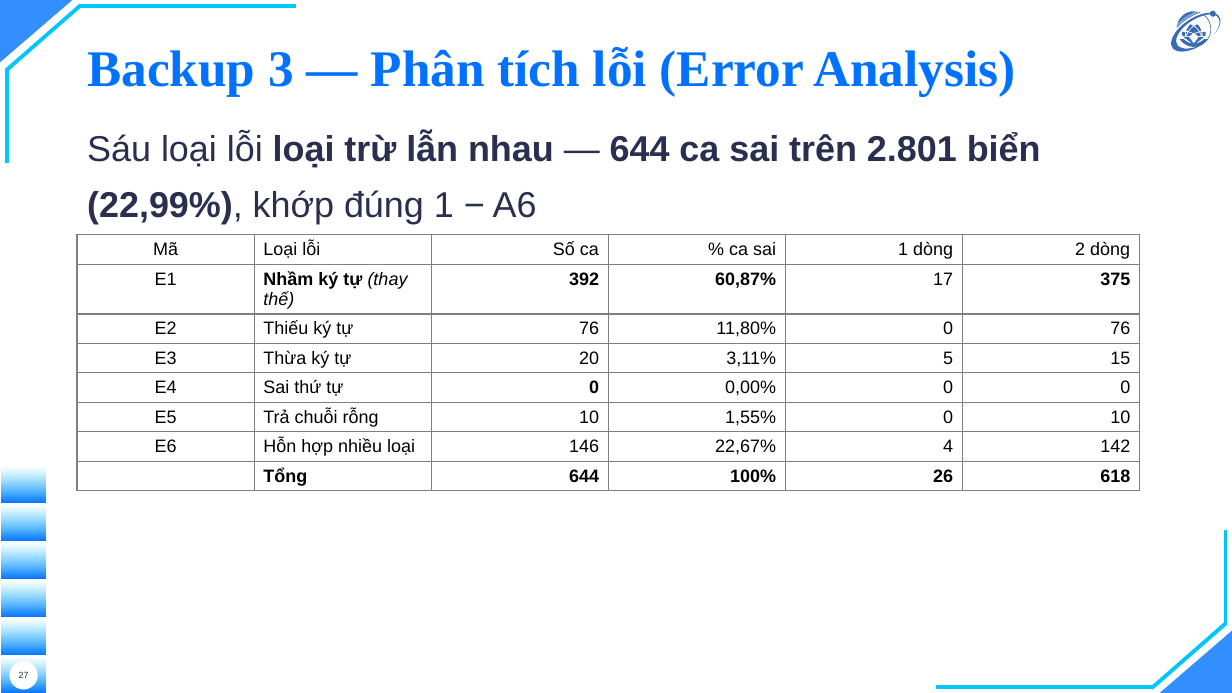
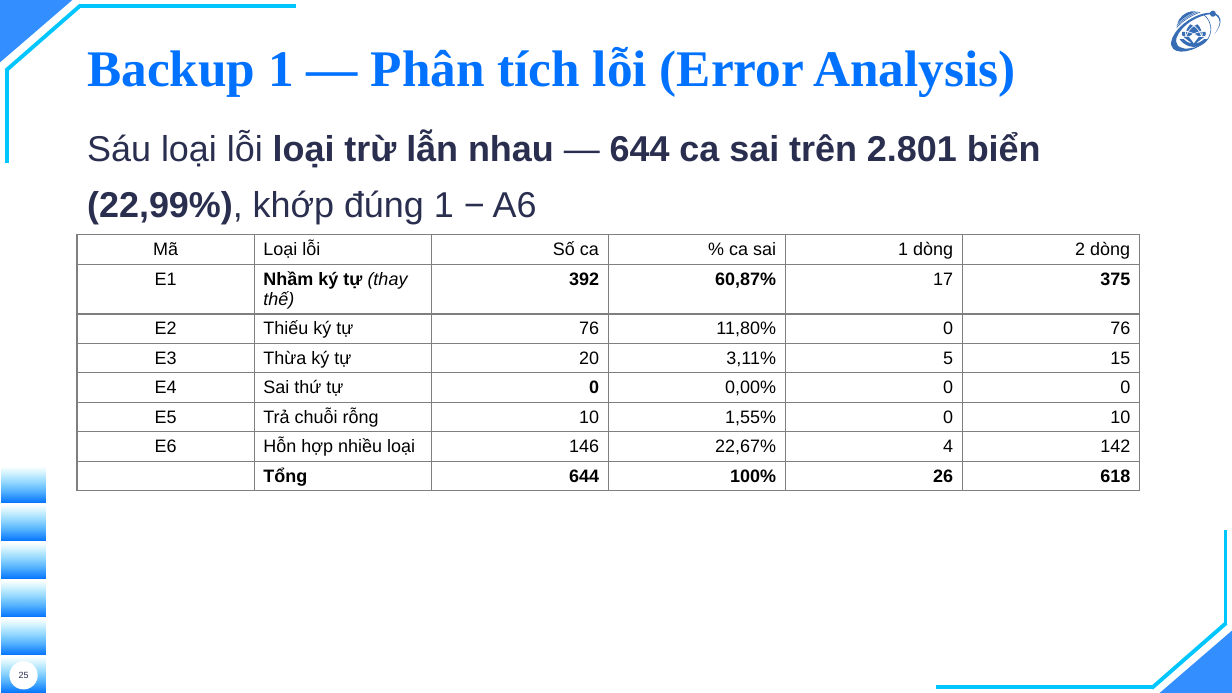
Before and after one commit to hieunguyen2604/alpr-do-an-mon-hoc, a slide deck: slide 25 of docs/slides/slides.pptx (slide 27 before the commit). Drawn at 1232x693 pixels with LibreOffice and Linux fonts; fonts in the diff are those of the drawing; background and template pictures are left out. Boxes give left, top, right and bottom in pixels: in the first picture for what was removed or moved away, otherwise in the second. Text is boxed around its words. In the diff, an @@ line names an element or a change of style, - is before the commit and + after.

Commit message:
slides: rut backup 8 -> 4, tong 28 slide
Theo chi dinh: 24 slide chinh + 4 backup.
  Backup 1  Error Analysis      (tu Backup 3 cu)
  Backup 2  Ablation Study      (tu Backup 4 cu)
  Backup 3  Tra nhanh so lieu   (tu Backup 7 cu)
  Backup 4  YOLO11 + PaddleOCR  (gop hai bang kien truc thanh mot bang hai cot)
Bo: Sieu tham so va huan luyen · Tai lieu tham khao chinh · Kich ban demo.

Bang gop giu bon dong quan trong nhat cho moi mo hinh — backbone, co che dac
trung, dau ra, quy mo — kem con so da do (mAP 0,9829 va 1-CER 94,83%). Cac dong
bi bo (neck rieng, chi tiet loss) deu con trong quyen o 2.3.2 va 2.4.2.

MOT LOI TOI TU GAY RA VA TU BAT: lan dung dau ra 29 slide chu khong phai 28. Ly
do la toi dat mot cau dan NGAY SAU bang trong Backup 4 — vi pham dung quy uoc
ghi trong chinh dau tep 10-slides.md: "Bang hoac hinh phai la khoi CUOI CUNG cua
slide", vi pandoc cat sang slide moi o moi thu dung sau mot bang. Chuyen cau len
tren bang, ra dung 28.

Do duoc: pptx 28 slide; 50 so tren slide doi chieu voi quyen, bon so khong khop
truc tiep deu la LAM TRON dung (0,7526 -> 0,753; 0,9483 -> 94,83%); 1004 test qua.

```diff
--- a/docs/slides/slides.pptx
+++ b/docs/slides/slides.pptx
@@ title at <box>87,47,1015,97</box>: text changed @@
-Backup 3 — Phân tích lỗi (Error Analysis)
+Backup 1 — Phân tích lỗi (Error Analysis)
@@ page number at <box>19,672,29,678</box>: text changed @@
-27
+25
```
Also in this commit, not shown: 3 other slides changed, 4 slides removed, 4 other files.
